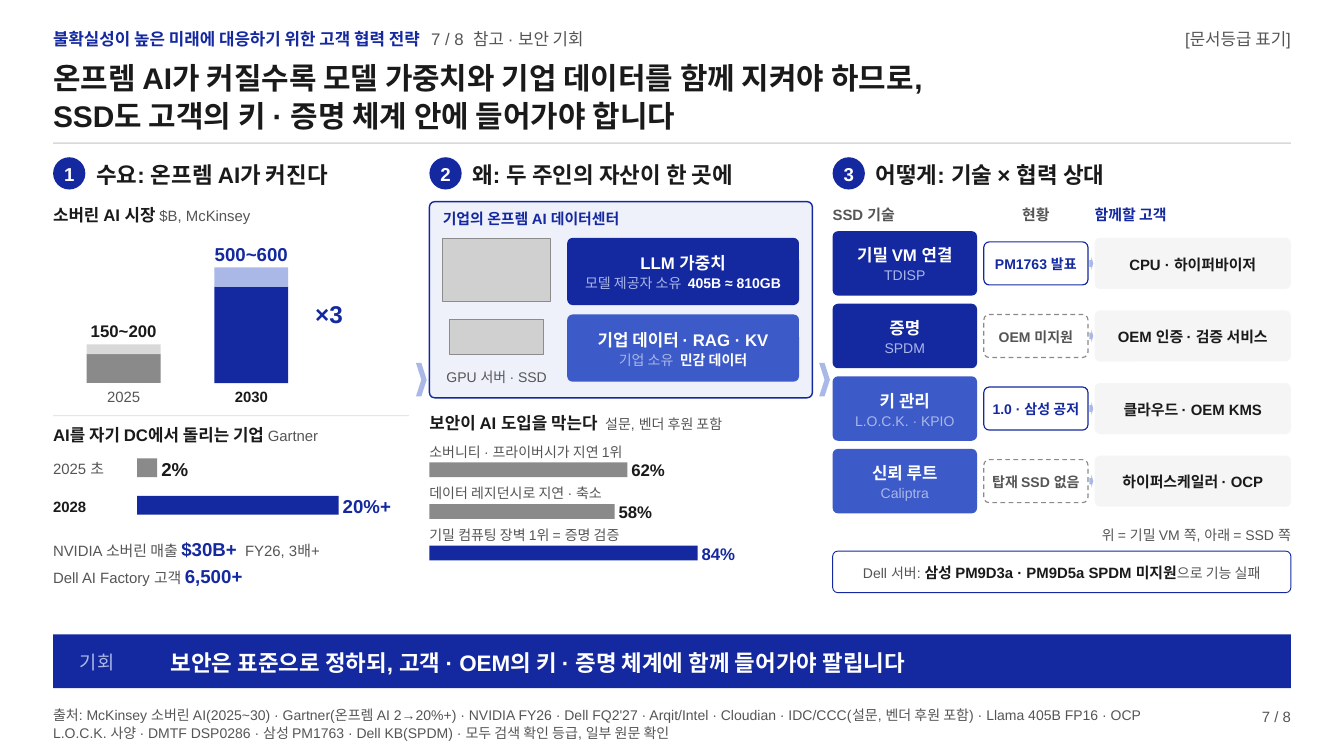
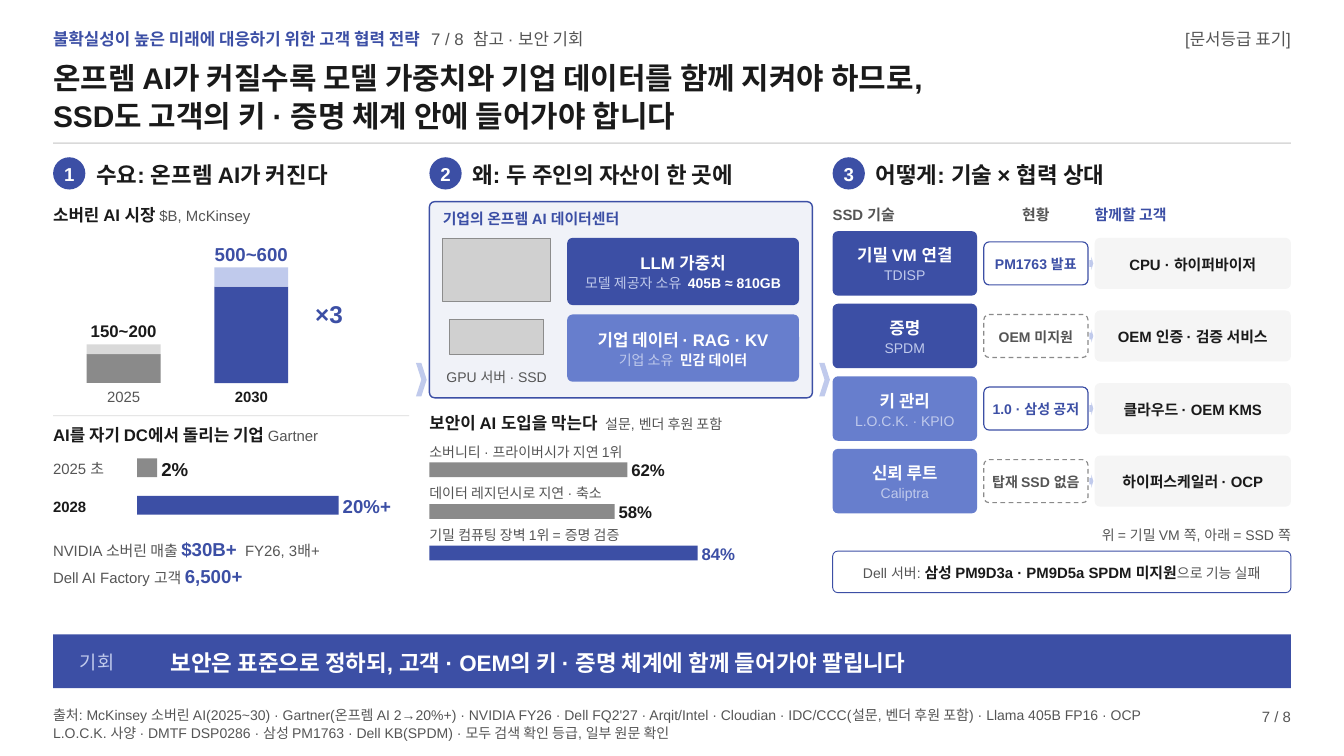
Before and after one commit to k31001/action-learning, a slide deck: slide 7 of dashboard/public/presentations/ssd-future-ready-strategy.pptx. Drawn at 1344x756 pixels with LibreOffice and Linux fonts; fonts in the diff are those of the drawing; grey boxes stand for pictures. Boxes give left, top, right and bottom in pixels: in the first picture for what was removed or moved away, otherwise in the second. Text is boxed around its words. In the diff, an @@ line names an element or a change of style, - is before the commit and + after.

```diff
--- a/dashboard/public/presentations/ssd-future-ready-strategy.pptx
+++ b/dashboard/public/presentations/ssd-future-ready-strategy.pptx
@@ text "불확실성이 높은 미래에 대응하기 위한 ..." at (x1=53, y1=31, x2=584, y2=47): text colour #1428A0 to #3C4FA5 in "불확실성이 높은 미래에 대응하기 위한 고객 협력 ..." @@
@@ rounded rectangle at (x1=429, y1=202, x2=812, y2=398): fill #EEF1FA to #F0F2F8; outline #1428A0 1.5 pt to #3C4FA5 1.5 pt @@
@@ rounded rectangle at (x1=984, y1=242, x2=1088, y2=285): outline #1428A0 1.25 pt to #3C4FA5 1.25 pt @@
@@ text at (x1=585, y1=276, x2=781, y2=289): text colour #AAB8E8 to #C0CAEC in "모델 제공자 소유" @@
@@ text at (x1=884, y1=270, x2=925, y2=280): text colour #AAB8E8 to #C0CAEC in "TDISP" @@
@@ text at (x1=619, y1=353, x2=748, y2=366): text colour #AAB8E8 to #C0CAEC in "기업 소유" @@
@@ text at (x1=885, y1=343, x2=925, y2=353): text colour #AAB8E8 to #C0CAEC in "SPDM" @@
@@ rounded rectangle at (x1=984, y1=387, x2=1088, y2=430): outline #1428A0 1.25 pt to #3C4FA5 1.25 pt @@
@@ text colour #1428A0 to #3C4FA5 in 8 elements at (x1=215, y1=248, x2=288, y2=261), (x1=315, y1=306, x2=343, y2=324), (x1=343, y1=500, x2=391, y2=513), (x1=443, y1=211, x2=619, y2=226), (x1=702, y1=548, x2=736, y2=560), (x1=1095, y1=207, x2=1166, y2=222), (x1=995, y1=257, x2=1077, y2=270), (x1=993, y1=402, x2=1079, y2=416) @@
@@ text at (x1=855, y1=416, x2=954, y2=426): text colour #AAB8E8 to #C0CAEC in "L.O.C.K. · KPIO" @@
@@ fill #3C5AC8 to #677ECD in 3 elements at (x1=567, y1=314, x2=799, y2=382), (x1=833, y1=376, x2=977, y2=441), (x1=833, y1=449, x2=977, y2=513) @@
@@ fill #AAB8E8 to #C0CAEC in 7 elements at (x1=214, y1=267, x2=288, y2=287), (x1=416, y1=363, x2=427, y2=396), (x1=819, y1=363, x2=830, y2=396), (x1=1089, y1=257, x2=1093, y2=270), (x1=1089, y1=329, x2=1093, y2=343), (x1=1089, y1=402, x2=1093, y2=415), (x1=1089, y1=474, x2=1093, y2=488) @@
@@ text at (x1=881, y1=488, x2=929, y2=501): text colour #AAB8E8 to #C0CAEC in "Caliptra" @@
@@ text "NVIDIA 소버린 매출 $30B+ FY26, ..." at (x1=53, y1=542, x2=320, y2=558): text colour #1428A0 to #3C4FA5 in "$30B+" @@
@@ text "Dell AI Factory 고객 6,500+" at (x1=53, y1=570, x2=243, y2=586): text colour #1428A0 to #3C4FA5 in "6,500+" @@
@@ rounded rectangle at (x1=833, y1=551, x2=1291, y2=593): outline #1428A0 1 pt to #3C4FA5 1 pt @@
@@ fill #1428A0 to #3C4FA5 in 10 elements at (x1=53, y1=157, x2=85, y2=190), (x1=214, y1=287, x2=288, y2=383), (x1=137, y1=496, x2=339, y2=515), (x1=429, y1=157, x2=462, y2=190), (x1=567, y1=238, x2=799, y2=305), (x1=429, y1=546, x2=698, y2=560), (x1=833, y1=157, x2=865, y2=190), (x1=833, y1=231, x2=977, y2=296), (x1=833, y1=304, x2=977, y2=368), (x1=53, y1=634, x2=1291, y2=688) @@
@@ text "기회" at (x1=80, y1=653, x2=114, y2=671): text colour #AAB8E8 to #C0CAEC @@
```
Also in this commit, not shown: 7 other slides changed, 30 other files.
